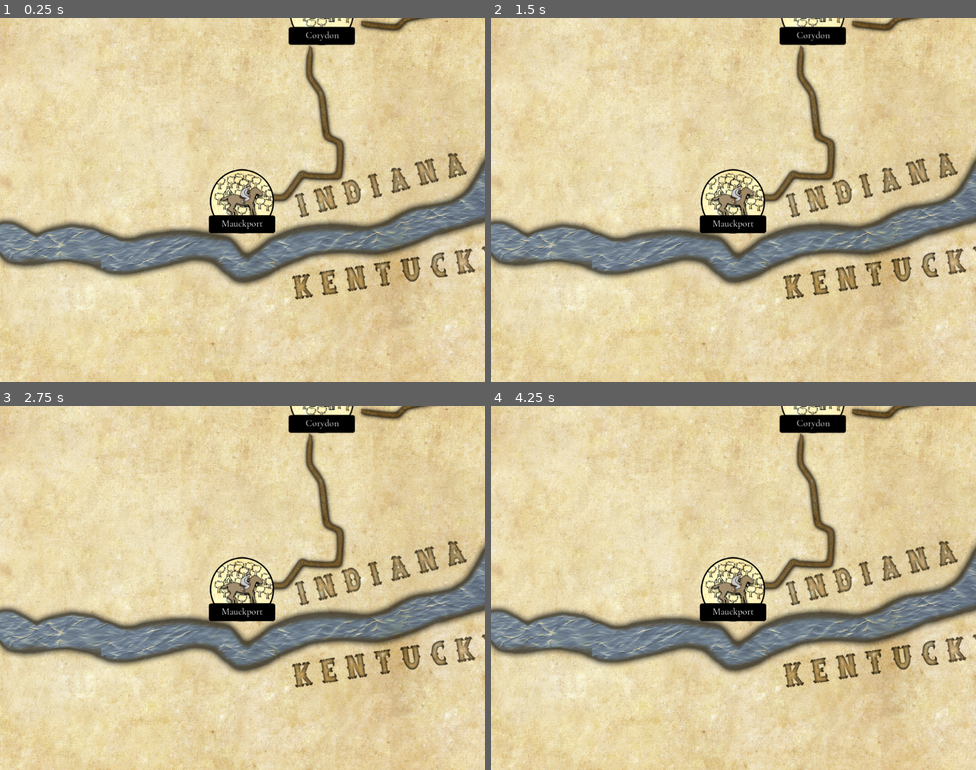
Above: before the commit, frames 1-4 (two rows, left to right).
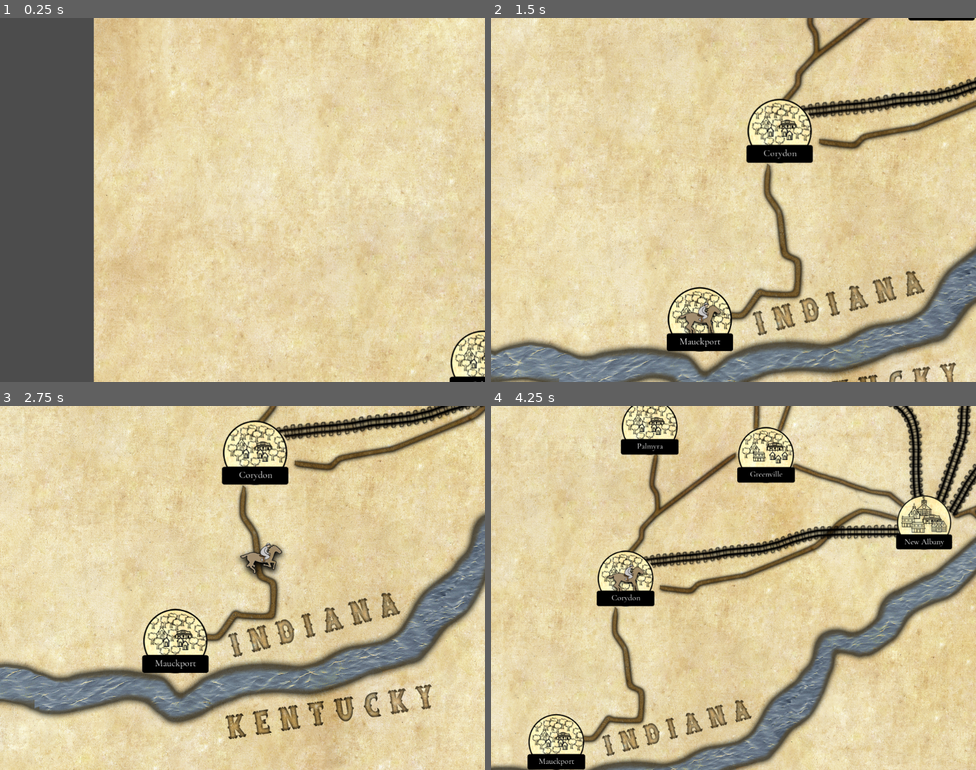
Above: after the commit, the same moments.

Repository: doctor-g/MorgansRaid
Game: Godot game, scene res://src/Game.tscn
Two runs of this game, one before a commit and one after it. Both use one fixed random seed, a clock stepped at 60 frames per second and the inputs below.
Inputs (mouse positions are in pixels of both pictures, inside the frame that each line leads up to):
- Up to frame 1 (0.25 s): no input
- Up to frame 2 (1.5 s): move the mouse to (733, 200) at 0.52 s; click (733, 200) at 0.67 s; move the mouse to (636, 218) at 1.27 s; click (636, 218) at 1.42 s
- Up to frame 3 (2.75 s): move the mouse to (291, 507) at 2.02 s; click (291, 507) at 2.17 s
- Up to frame 4 (4.25 s): move the mouse to (709, 660) at 2.77 s; click (709, 660) at 2.92 s; move the mouse to (879, 642) at 3.52 s; click (879, 642) at 3.67 s

The runs differ from the first frame. In frame 1, 51% of the frame differs, in the area x 0-100%, y 0-100%; in frame 2, 51%; in frame 3, 50%; in frame 4, 54%.

Commit message:
Move and zoom camera to always show reachable cities
Fixes #1

Diff:
--- a/project/src/City.tscn
+++ b/project/src/City.tscn
@@ -33,9 +33,19 @@
 
 [node name="VisibilityNotifiers" type="Node2D" parent="."]
 
-[node name="StartOfTextLabel" type="VisibilityNotifier2D" parent="VisibilityNotifiers"]
-position = Vector2( -59.7341, 48.7217 )
+[node name="UpperLeft" type="VisibilityNotifier2D" parent="VisibilityNotifiers"]
+position = Vector2( -59.7341, 38.7104 )
+rect = Rect2( -2, -2, 4, 4 )
 
-[node name="EndOfTextLabel" type="VisibilityNotifier2D" parent="VisibilityNotifiers"]
-position = Vector2( 55.3959, 48.7217 )
+[node name="LowerLeft" type="VisibilityNotifier2D" parent="VisibilityNotifiers"]
+position = Vector2( -59.7341, 55.0622 )
+rect = Rect2( -2, -2, 4, 4 )
+
+[node name="UpperRight" type="VisibilityNotifier2D" parent="VisibilityNotifiers"]
+position = Vector2( 56.0634, 38.7104 )
+rect = Rect2( -2, -2, 4, 4 )
+
+[node name="LowerRight" type="VisibilityNotifier2D" parent="VisibilityNotifiers"]
+position = Vector2( 56.0634, 55.0622 )
+rect = Rect2( -2, -2, 4, 4 )
 [connection signal="input_event" from="Area2D" to="." method="_on_Area2D_input_event"]
--- a/project/src/Game.gd
+++ b/project/src/Game.gd
@@ -14,7 +14,7 @@
 var _destination : Node2D
 
 onready var _morgan := $Morgan
-onready var _arrows := $Morgan/Camera2D/Arrows
+onready var _camera := $Camera
 
 func _ready():
 	if start_city == "":
@@ -22,6 +22,7 @@
 		start_city = $Cities/Mauckport.get_path()
 	_city = get_node(start_city)
 	_morgan.position = _city.position
+	_camera.position = _morgan.position
 
 	# There is a problem right now where, because we go right into
 	# movement, Corydon does not yet think it is on-screen.
@@ -32,57 +33,18 @@
 	_listen_for_city_press()
 
 
-func _remove_city_listeners():
-	for child in $Cities.get_children():
-		var city := child as Node2D
-		if city.is_connected("pressed", self, "_on_City_pressed"):
-			city.disconnect("pressed", self, "_on_City_pressed")
+func _listen_for_city_press():
+	var cities_on_screen = [_city]
 
-
-func _listen_for_city_press():
 	# Add listeners to all the cities Morgan can go to from here
 	for child in $Roads.get_children():
 		var road := child as Road
 		if road.has_terminus(_city):
 			var possible_destination : City = road.get_other_terminus(_city)
-			if possible_destination.is_on_screen():
-				possible_destination.connect("pressed", self, "_on_City_pressed", [possible_destination])
-			else:
-				print("Possible destination is %s" % possible_destination.name)
-				var screen_size := get_viewport_rect().size
+			cities_on_screen.append(possible_destination)
+			possible_destination.connect("pressed", self, "_on_City_pressed", [possible_destination])
 
-				var morgan_screen_pos : Vector2 = _morgan.get_global_transform_with_canvas().origin
-				var city_screen_pos := possible_destination.get_global_transform_with_canvas().origin
-
-				var side_options = [
-					[   # Right side
-						Vector2(screen_size.x, 0), Vector2(screen_size.x,screen_size.y),
-						preload("res://src/Arrows/EastArrow.tscn")
-					],
-					[   # Left side
-						Vector2(0,0), Vector2(0, screen_size.y),
-						preload("res://src/Arrows/WestArrow.tscn")
-					],
-					[   # Top
-						Vector2(0,0), Vector2(screen_size.x, 0),
-						preload("res://src/Arrows/NorthArrow.tscn")
-					],
-					[   # Bottom
-						Vector2(0, screen_size.y), Vector2(screen_size.x, screen_size.y),
-						preload("res://src/Arrows/SouthArrow.tscn")
-					]
-				]
-				for option in side_options:
-					var point = Geometry.segment_intersects_segment_2d(\
-						morgan_screen_pos, city_screen_pos, \
-						option[0], option[1])
-					if point is Vector2:
-						var arrow = option[2].instance()
-						arrow.position = point
-						arrow.city_name = possible_destination.name
-						arrow.connect("pressed", self, "_on_OffscreenDestinationArrow_pressed", [possible_destination])
-						_arrows.add_child(arrow)
-						continue
+	_camera.show_all(cities_on_screen)
 
 
 func _on_OffscreenDestinationArrow_pressed(city:City)->void:
@@ -112,6 +74,7 @@
 
 func _on_City_pressed(destination:Node2D):
 	_ride(_city, destination)
+	_camera.follow(_morgan)
 
 
 func _ride(from:Node2D, to:Node2D):
@@ -143,10 +106,18 @@
 	assert(false, "There is no road from %s to %s" % [from.name,to.name])
 
 
+func _remove_city_listeners():
+	for child in $Cities.get_children():
+		var city := child as Node2D
+		if city.is_connected("pressed", self, "_on_City_pressed"):
+			city.disconnect("pressed", self, "_on_City_pressed")
+
+
 func _remove_offscreen_destination_arrows()->void:
-	for arrow in _arrows.get_children():
-		arrow.disconnect("pressed", self, "_on_OffscreenDestinationArrow_pressed")
-		arrow.queue_free()
+#	for arrow in _arrows.get_children():
+#		arrow.disconnect("pressed", self, "_on_OffscreenDestinationArrow_pressed")
+#		arrow.queue_free()
+	pass
 
 
 func _on_OffScreenDestinationOverlay_direction_selected(_dir:int, city:City):
--- a/project/src/Game.tscn
+++ b/project/src/Game.tscn
@@ -1,10 +1,11 @@
-[gd_scene load_steps=54 format=2]
+[gd_scene load_steps=55 format=2]
 
 [ext_resource path="res://src/Map.tscn" type="PackedScene" id=1]
 [ext_resource path="res://src/Morgan.tscn" type="PackedScene" id=2]
 [ext_resource path="res://src/City.tscn" type="PackedScene" id=3]
 [ext_resource path="res://src/Game.gd" type="Script" id=4]
 [ext_resource path="res://src/Road.tscn" type="PackedScene" id=5]
+[ext_resource path="res://src/GameCamera.gd" type="Script" id=6]
 
 [sub_resource type="Curve2D" id=1]
 _data = {
@@ -401,13 +402,6 @@
 [node name="Morgan" parent="." instance=ExtResource( 2 )]
 position = Vector2( 598.871, 2803.97 )
 
-[node name="Camera2D" type="Camera2D" parent="Morgan"]
-position = Vector2( 0, -1.8877 )
-current = true
-
-[node name="Arrows" type="Node2D" parent="Morgan/Camera2D"]
-position = Vector2( -512, -384 )
-
 [node name="Roads" type="Node2D" parent="."]
 __meta__ = {
 "_edit_lock_": true
@@ -652,3 +646,9 @@
 curve = SubResource( 48 )
 start_city_path = NodePath("../../Cities/Lexington")
 end_city_path = NodePath("../../Cities/Madison")
+
+[node name="Camera" type="Camera2D" parent="."]
+current = true
+smoothing_enabled = true
+smoothing_speed = 2.5
+script = ExtResource( 6 )
--- /dev/null
+++ b/project/src/GameCamera.gd
@@ -0,0 +1,46 @@
+extends Camera2D
+
+# How fast the camera interpolates to new zoom levels
+export var zoom_speed := 0.8
+
+# How much is added to each margin when determining the visible bounding box
+export var zoom_padding := 100
+
+var _target : Node2D
+var _target_zoom : float = 1
+
+
+func show_all(cities:Array):
+	_target = null
+
+	# Make a rectangle that surrounds all the cities
+	var rect := Rect2(cities[0].position.x, cities[0].position.y, 1, 1)
+	for city in cities.slice(1, cities.size()):
+		var additional = Rect2(city.position.x, city.position.y, 1, 1)
+		rect = rect.merge(additional)
+
+	# Add the padding around the box that bounds visible cities
+	rect.position -= Vector2(zoom_padding, zoom_padding)
+	rect.end += Vector2(zoom_padding*2, zoom_padding*2)
+
+	# Calculate the zoom needed to show the rectangle
+	var screen_size := Vector2(1024,768)       # Kludge
+	var x_scale := rect.size.x / screen_size.x
+	var y_scale := rect.size.y / screen_size.y
+	var scale := max(max(x_scale, y_scale), 1) # Never zoom in past 1.
+	_target_zoom = scale
+
+	# Finally, set the camera to the middle of that bounding rectangle
+	position = Vector2(rect.position.x+rect.size.x/2, rect.position.y+rect.size.y/2)
+
+
+func follow(node:Node):
+	assert(node!=null)
+	_target = node
+
+
+func _process(delta:float):
+	if _target != null:
+		position = _target.position
+	var new_zoom = lerp(zoom.x, _target_zoom, zoom_speed*delta)
+	zoom = Vector2(new_zoom, new_zoom)
